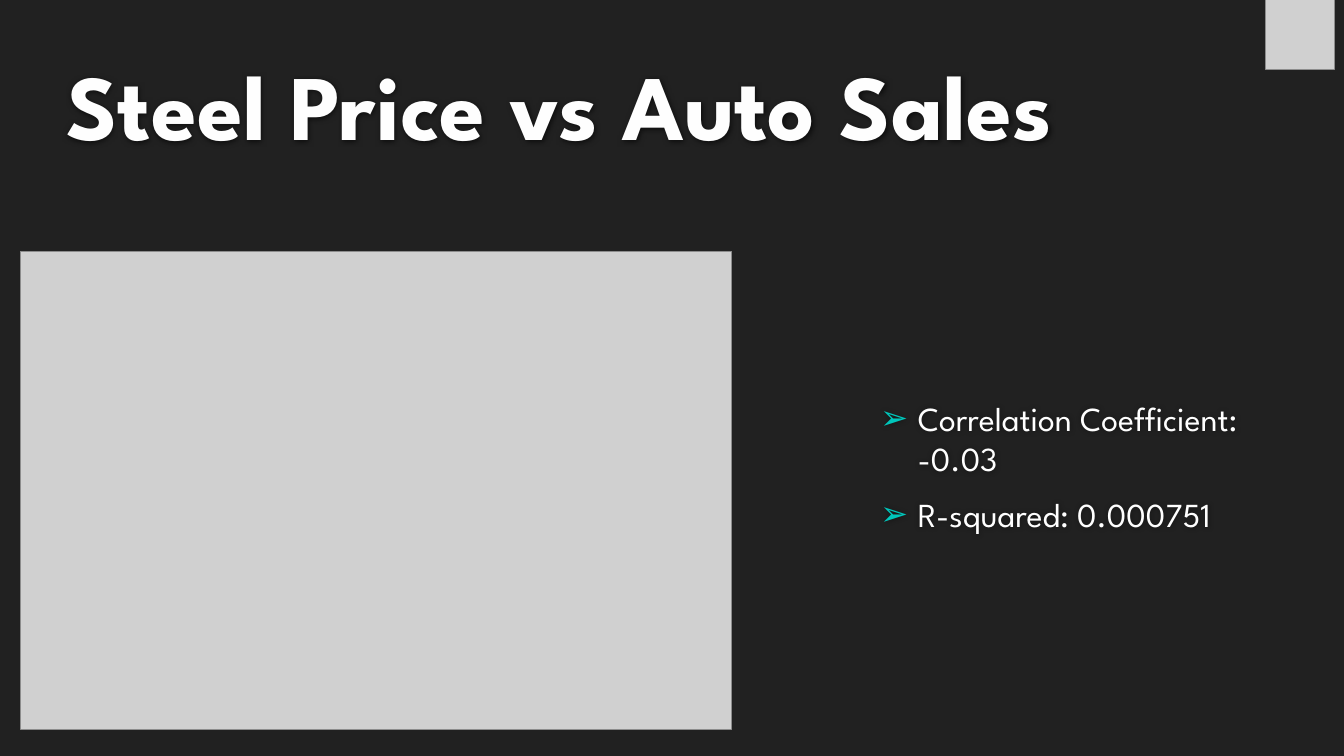
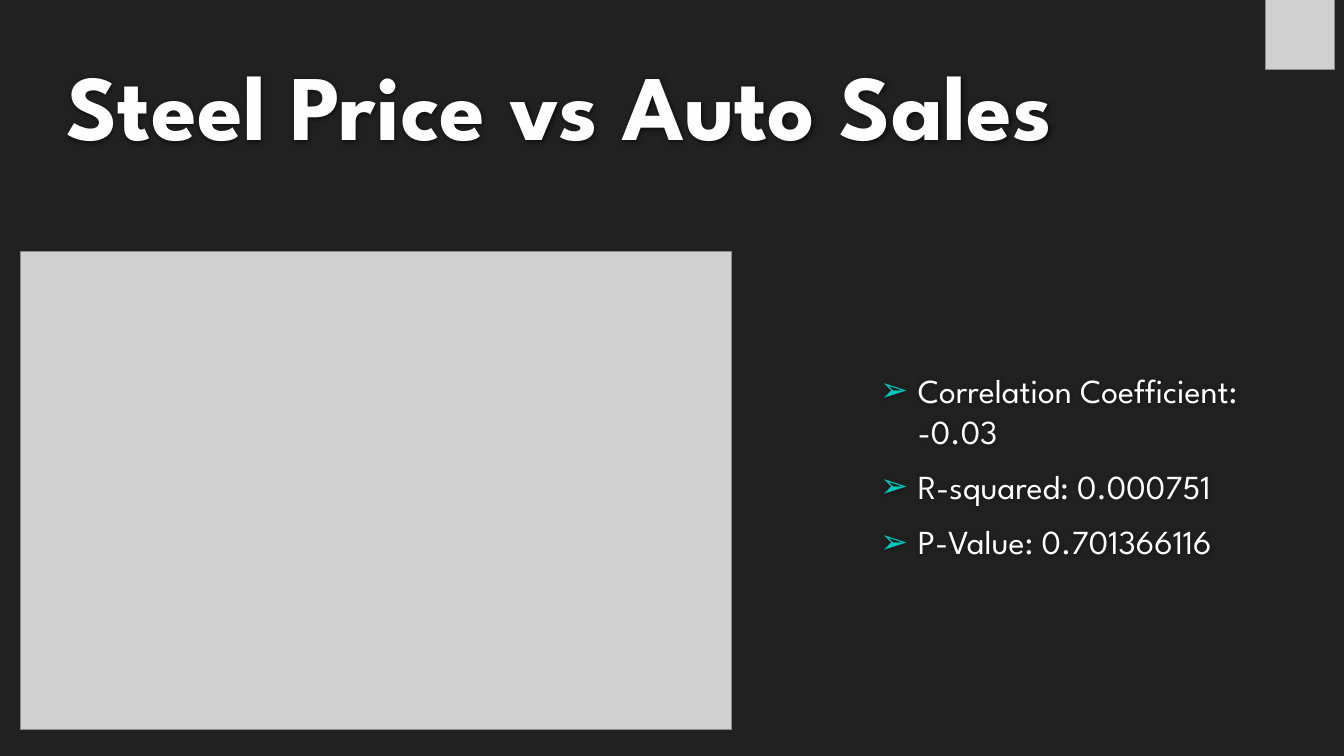
Before and after one commit to michelleherman13/auto-sales, a slide deck: slide 11 of Presentation/Auto_sales_Michelle.pptx. Drawn at 1344x756 pixels with LibreOffice and Linux fonts; fonts in the diff are those of the drawing; grey boxes stand for pictures; background and template pictures are left out. Boxes give left, top, right and bottom in pixels: in the first picture for what was removed or moved away, otherwise in the second. Text is boxed around its words. In the diff, an @@ line names an element or a change of style, - is before the commit and + after.

Commit message:
add p value to slides

```diff
--- a/Presentation/Auto_sales_Michelle.pptx
+++ b/Presentation/Auto_sales_Michelle.pptx
@@ text at [918, 531, 1212, 555]: paragraph added @@
+➢ P-Value: 0.701366116
```
Also in this commit, not shown: 4 other slides changed.
